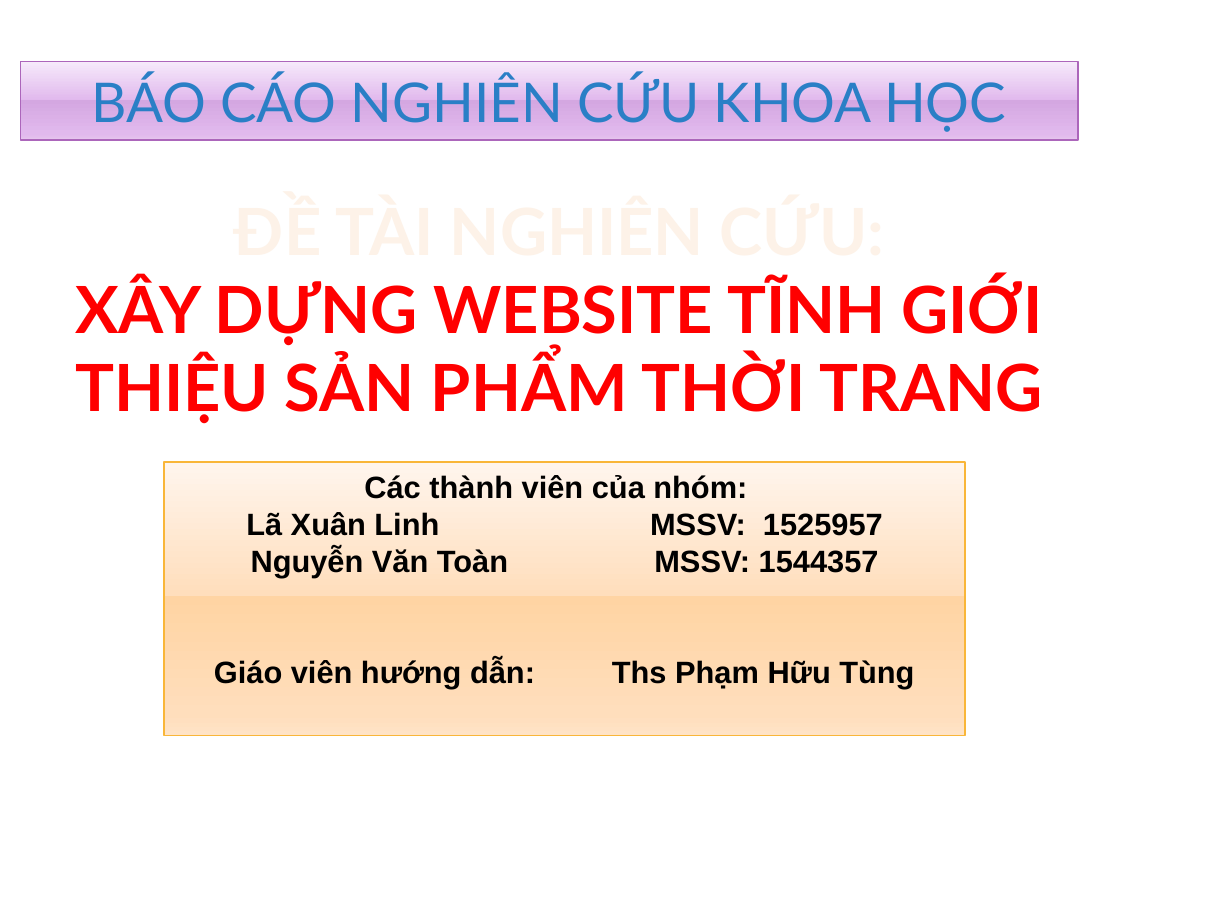
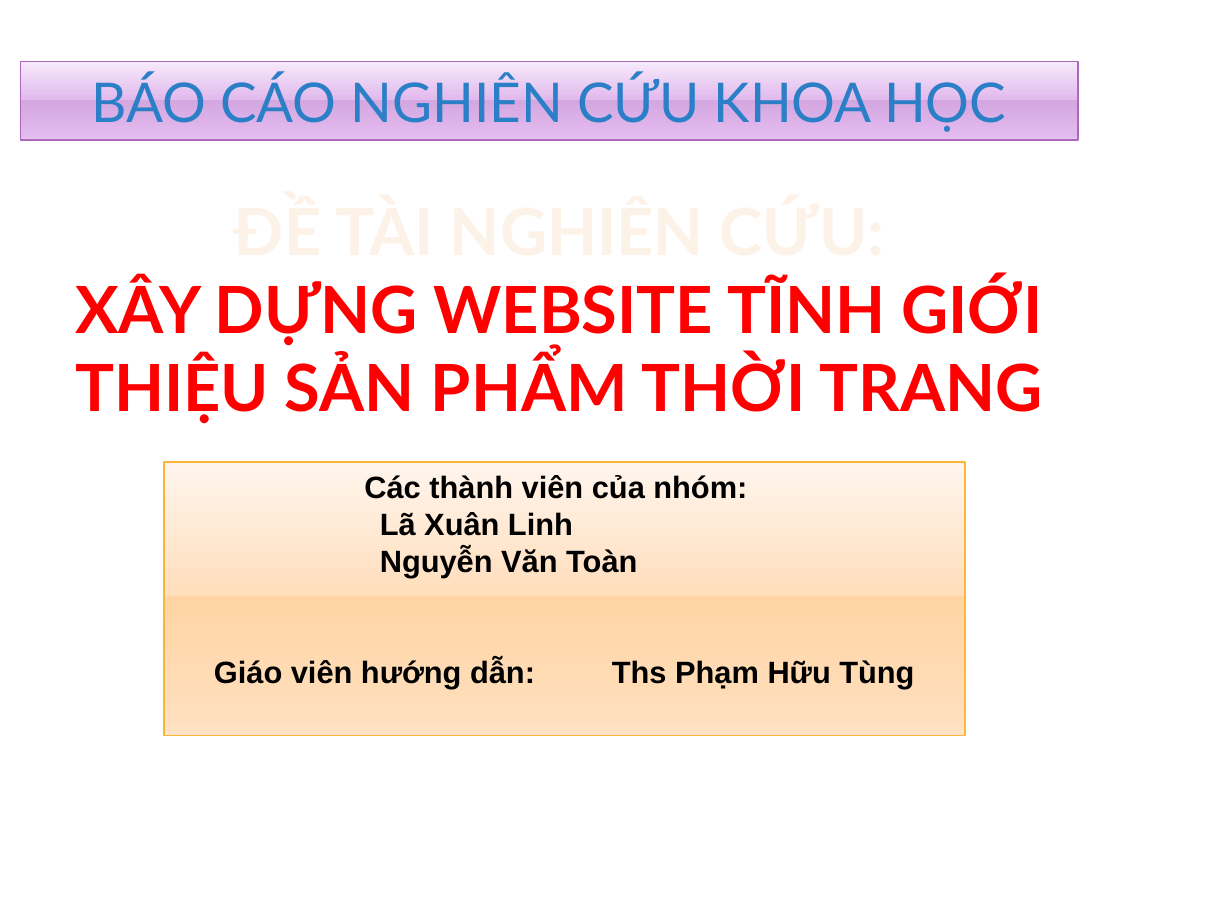
Before and after one commit to toan-tam/Fashion---static-web-using-ASP.NET-MVC, a slide deck: slide 1 of NHÓM NGHIÊN CỨU KHOA HỌC LỚP 57PM.pptx. Drawn at 1232x924 pixels with LibreOffice and Linux fonts; fonts in the diff are those of the drawing; background and template pictures are left out. Boxes give left, top, right and bottom in pixels: in the first picture for what was removed or moved away, otherwise in the second. Text is boxed around its words. In the diff, an @@ line names an element or a change of style, - is before the commit and + after.

Commit message:
Second_Test

```diff
--- a/NHÓM NGHIÊN CỨU KHOA HỌC LỚP 57PM.pptx
+++ b/NHÓM NGHIÊN CỨU KHOA HỌC LỚP 57PM.pptx
@@ text in rectangle at <box>380,512,637,578</box>: text changed @@
-Lã Xuân Linh MSSV: 1525957
-Nguyễn Văn Toàn MSSV: 1544357
+Lã Xuân Linh
+Nguyễn Văn Toàn
```
